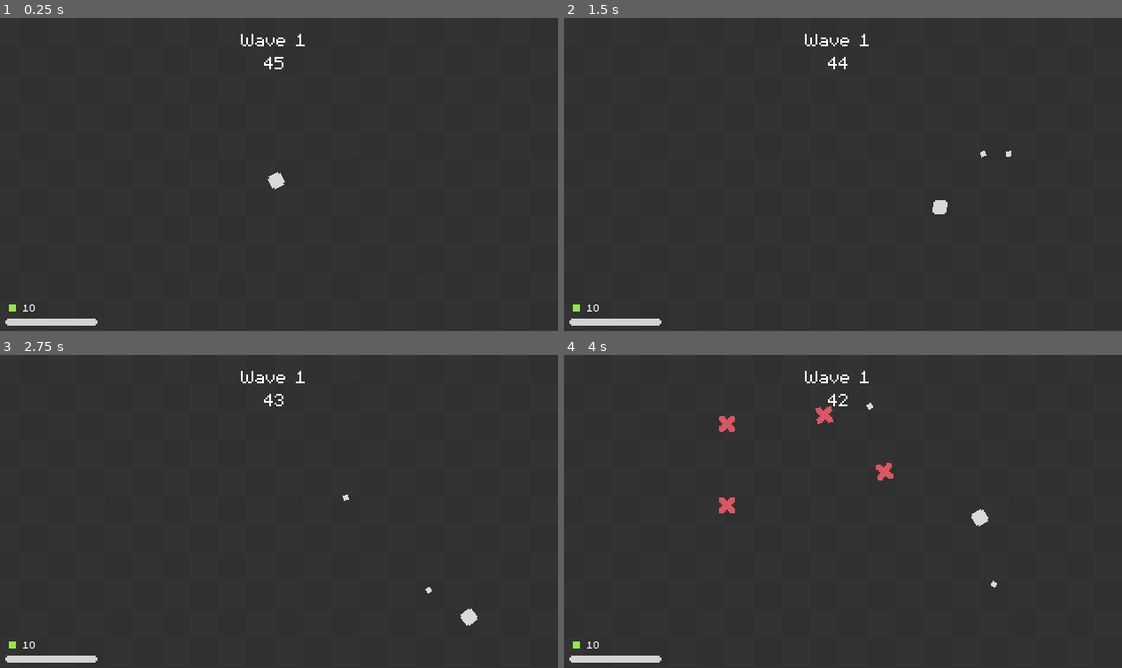
Above: before the commit, frames 1-4 (two rows, left to right).
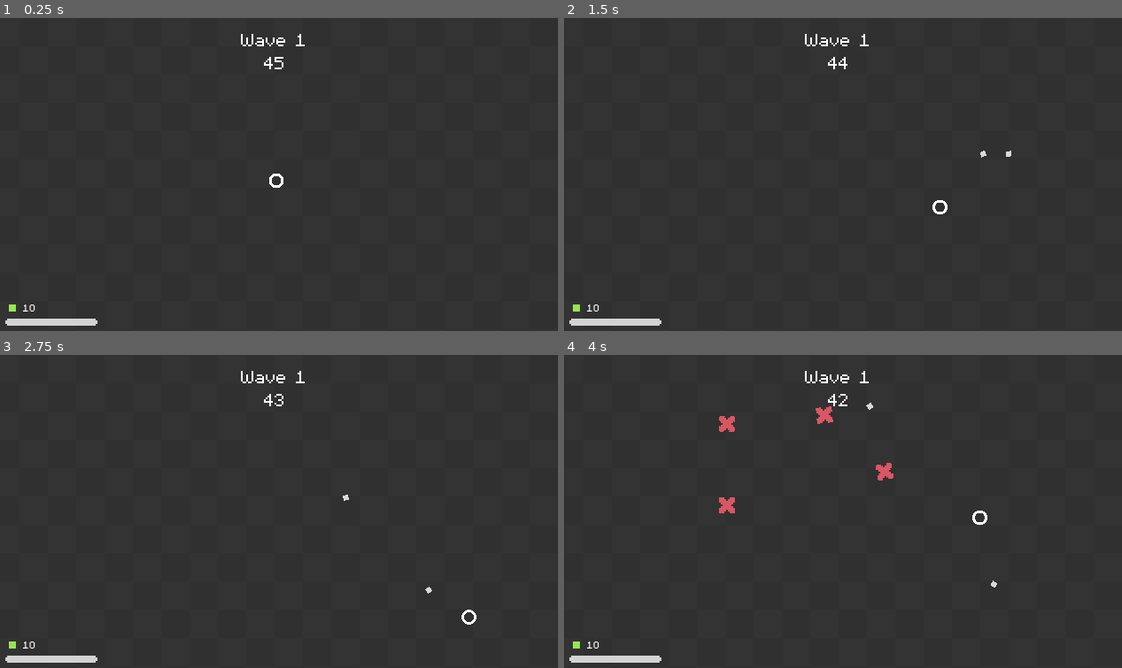
Above: after the commit, the same moments.

Repository: rchiedev/Quadratum
Game: Godot game, scene res://game/game.tscn
The game is run twice, just before and just after one commit, with the same random seed, the same clock (stepped at 60 frames per second) and the same inputs.
Inputs (mouse positions are in pixels of both pictures, inside the frame that each line leads up to):
- Up to frame 1 (0.25 s): no input
- Up to frame 2 (1.5 s): tap Enter at 0.5 s; move the mouse to (965, 161) at 0.52 s; press the mouse at (965, 161) at 0.53 s; hold Right (ui_right) 0.53-1.28 s; move the mouse to (725, 193) at 1.27 s; release the mouse at (725, 193) at 1.28 s; hold Down (ui_down) from 1.28 s (still down); click (725, 193) at 1.35 s
- Up to frame 3 (2.75 s): move the mouse to (329, 442) at 2.02 s; release Down (ui_down) at 2.03 s; press the mouse at (329, 442) at 2.03 s; hold Right (ui_right) from 2.03 s (still down)
- Up to frame 4 (4 s): move the mouse to (809, 577) at 2.77 s; release Right (ui_right) at 2.78 s; release the mouse at (809, 577) at 2.78 s; hold Up (ui_up) 2.78-3.53 s; click (809, 577) at 2.85 s; move the mouse to (1010, 561) at 3.52 s; press the mouse at (1010, 561) at 3.53 s; hold Left (ui_left) from 3.53 s (still down)

The runs differ from the first frame. In frame 1, 0.1% of the frame differs, in the area x 47-52%, y 49-55%; in frame 2, 0.1%; in frame 3, 0.1%; in frame 4, 0.1%, in the area x 73-77%, y 49-55%.

Commit message:
Update 3
Tested draw function for player's sprite

Diff:
--- a/units/player/player.gd
+++ b/units/player/player.gd
@@ -4,6 +4,7 @@
 @onready var attack_cooldown = $AttackCooldown
 @onready var invincible_timer = $InvincibleTimer
 @onready var regeneration_timer = $RegenerationTimer
+@onready var canvas = %canvas
 
 @onready var damaged_particle = $DamagedParticle
 
@@ -41,6 +42,13 @@
 	regen_value += bonus_regen
 
 	bullet_amt = 1 + GameManager.upgrades["multishot"] if GameManager.upgrades.has("multishot") else 1
+	canvas.connect("draw", update_draw)
+
+func update_draw():
+	canvas.draw_arc(Vector2.ZERO, 3.5, 0.0, TAU, 25, Color.WHITE, 1.5, false)
+
+func _process(delta):
+	canvas.queue_redraw()
 
 func _physics_process(_delta):
 	if not is_dead and can_move:
--- a/units/player/player.tscn
+++ b/units/player/player.tscn
@@ -4,8 +4,8 @@
 [ext_resource type="Texture2D" uid="uid://g282e7fxs8ki" path="res://assets/Player.png" id="2_wb62c"]
 [ext_resource type="Texture2D" uid="uid://dpgsxidbrwkel" path="res://assets/Player-Bullet.png" id="3_qu7mo"]
 
-[sub_resource type="RectangleShape2D" id="RectangleShape2D_gsxaj"]
-size = Vector2(6, 6)
+[sub_resource type="CircleShape2D" id="CircleShape2D_u0ucp"]
+radius = 3.5
 
 [sub_resource type="CircleShape2D" id="CircleShape2D_20xth"]
 radius = 20.0
@@ -26,11 +26,15 @@
 script = ExtResource("1_6ih47")
 max_health = 100.0
 
+[node name="canvas" type="Node2D" parent="."]
+unique_name_in_owner = true
+
 [node name="Sprite2D" type="Sprite2D" parent="."]
+visible = false
 texture = ExtResource("2_wb62c")
 
 [node name="CollisionShape2D" type="CollisionShape2D" parent="."]
-shape = SubResource("RectangleShape2D_gsxaj")
+shape = SubResource("CircleShape2D_u0ucp")
 
 [node name="CollectionArea" type="Area2D" parent="."]
 collision_layer = 0
